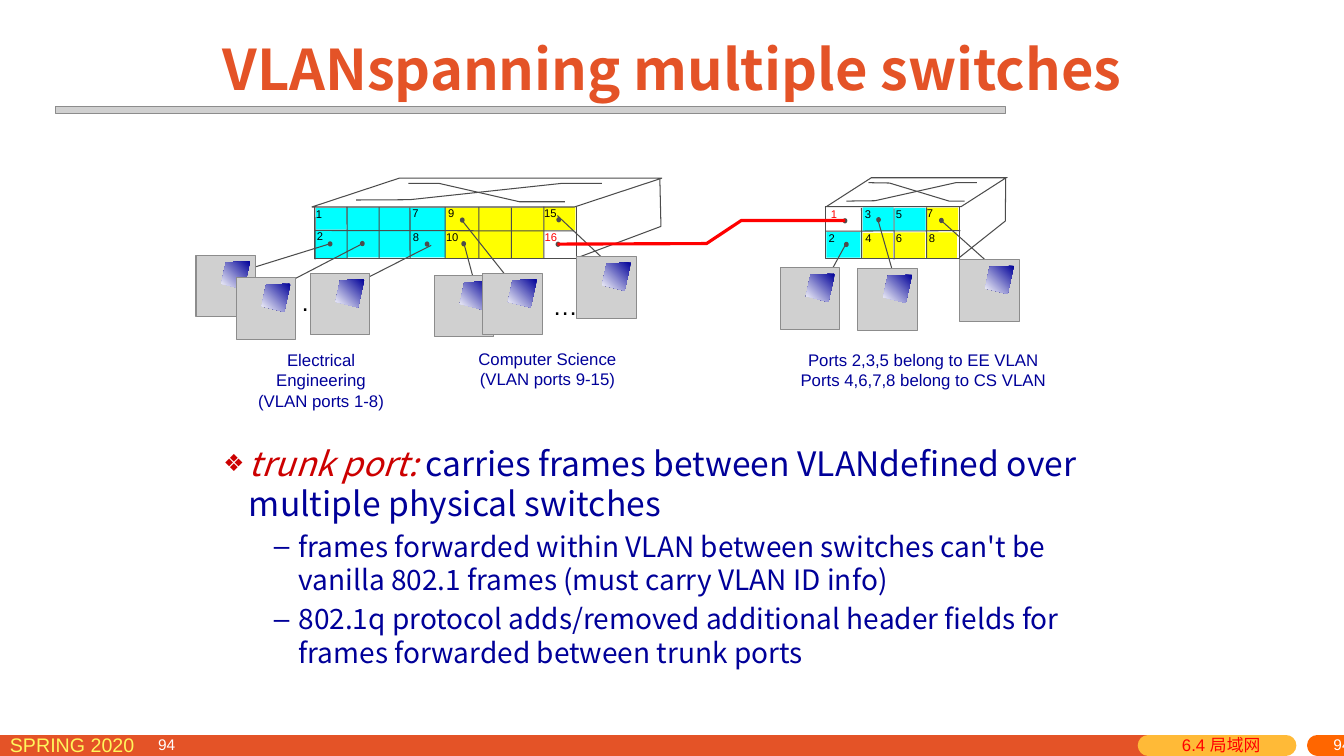
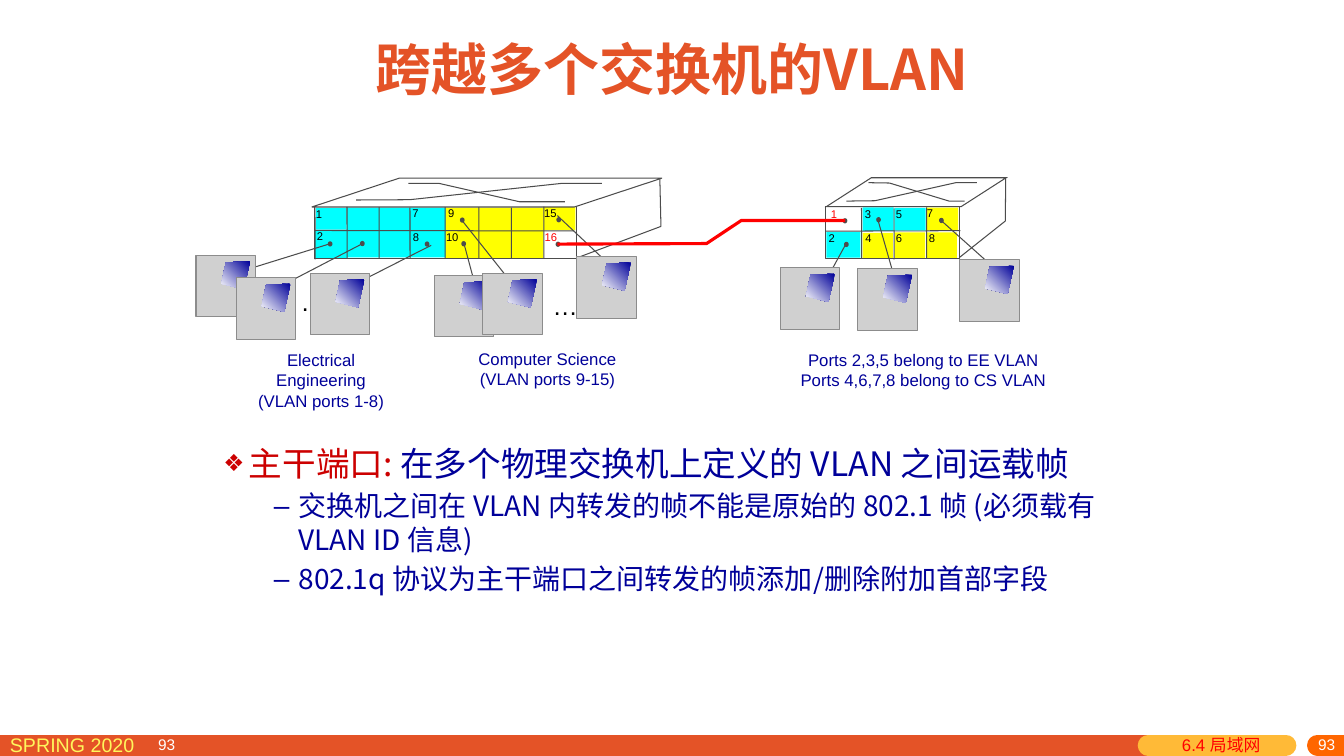
Before and after one commit to network-distributed/presentations, a slide deck: slide 93 of chapter6_cn.pptx (slide 94 before the commit). Drawn at 1344x756 pixels with LibreOffice and Linux fonts; fonts in the diff are those of the drawing; grey boxes stand for pictures. Boxes give left, top, right and bottom in pixels: in the first picture for what was removed or moved away, otherwise in the second. Text is boxed around its words. In the diff, an @@ line names an element or a change of style, - is before the commit and + after.

```diff
--- a/chapter6_cn.pptx
+++ b/chapter6_cn.pptx
@@ title at (x1=376, y1=42, x2=968, y2=96): text changed @@
-VLANspanning multiple switches
+跨越多个交换机的VLAN
@@ picture removed at (x1=55, y1=107, x2=1006, y2=114) @@
@@ text at (x1=249, y1=447, x2=1096, y2=596): text changed @@
-❖ trunk port: carries frames between VLANdefined over multiple physical switches
-  – frames forwarded within VLAN between switches can't be vanilla 802.1 frames (must carry VLAN ID info)
-  – 802.1q protocol adds/removed additional header fields for frames forwarded between trunk ports
+❖ 主干端口: 在多个物理交换机上定义的 VLAN 之间运载帧
+  – 交换机之间在 VLAN 内转发的帧不能是原始的 802.1 帧 (必须载有 VLAN ID 信息)
+  – 802.1q 协议为主干端口之间转发的帧添加/删除附加首部字段
@@ page number at (x1=150, y1=739, x2=167, y2=750): text changed @@
-94
+93
@@ page number at (x1=158, y1=739, x2=175, y2=750): text changed @@
-94
+93
@@ page number at (x1=164, y1=739, x2=181, y2=750): text changed @@
-94
+93
@@ page number added at (x1=1085, y1=738, x2=1344, y2=756), 11 pt, text #FFFFFF @@
+93
@@ page number removed at (x1=1100, y1=738, x2=1344, y2=756) @@
-94
@@ page number at (x1=1317, y1=739, x2=1334, y2=750): text changed @@
-94
+93
@@ page number at (x1=1333, y1=740, x2=1344, y2=750): text changed @@
-94
+93
```
Also in this commit, not shown: 110 other slides changed, 6 slides added, 7 slides removed, 1 other file.
